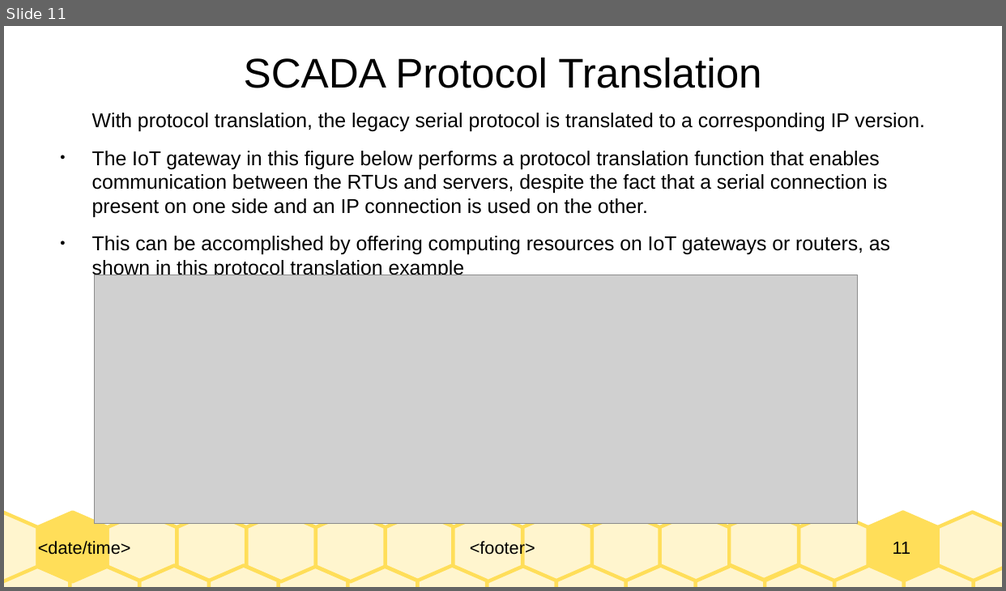
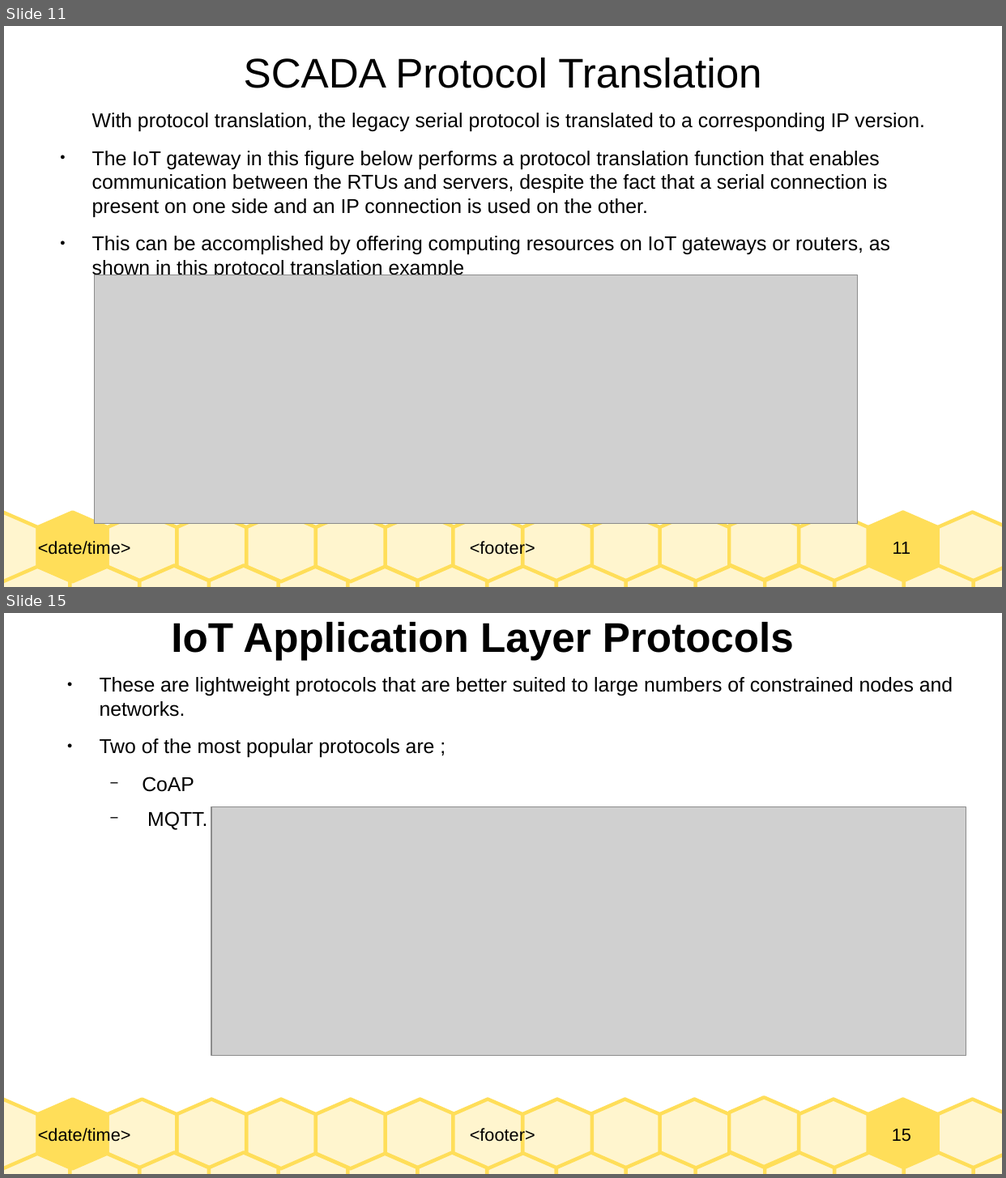
Before and after one commit to Dihfahsih1/Masters-Software-Engineering, a slide deck: yr-sem1/IoT/chapter-6-slides.odp. Shown one above the other, each under a label of ours: slide 11 before the commit, slides 11 and 15 after it; the slides between them are not shown. The pictures are 1006x591 and 1006x1178 pixels, drawn with LibreOffice and Linux fonts; fonts in the diff are those of the drawing; grey boxes stand for pictures. Boxes give left, top, right and bottom in pixels: in the first picture for what was removed or moved away, otherwise in the second. Text is boxed around its words. In the diff, an @@ line names an element or a change of style, - is before the commit and + after.

```diff
--- a/yr-sem1/IoT/chapter-6-slides.odp
+++ b/yr-sem1/IoT/chapter-6-slides.odp
@@ slide 15 added at (x1=4, y1=613, x2=1002, y2=1174), background #FFFFFF; not listed: 33 template elements that a slide beside it also shows @@
@@ title added at (x1=171, y1=622, x2=794, y2=660), 33 pt, text #000000, bold @@
+IoT Application Layer Protocols
@@ text added at (x1=100, y1=677, x2=953, y2=830), 16 pt, text #000000 @@
+● These are lightweight protocols that are better suited to large numbers of constrained nodes and networks.
+● Two of the most popular protocols are ;
+  − CoAP
+  − MQTT.
@@ picture added at (x1=211, y1=807, x2=965, y2=1056) @@
```
Also in this commit, not shown: 11 other slides added, 1 other file.
